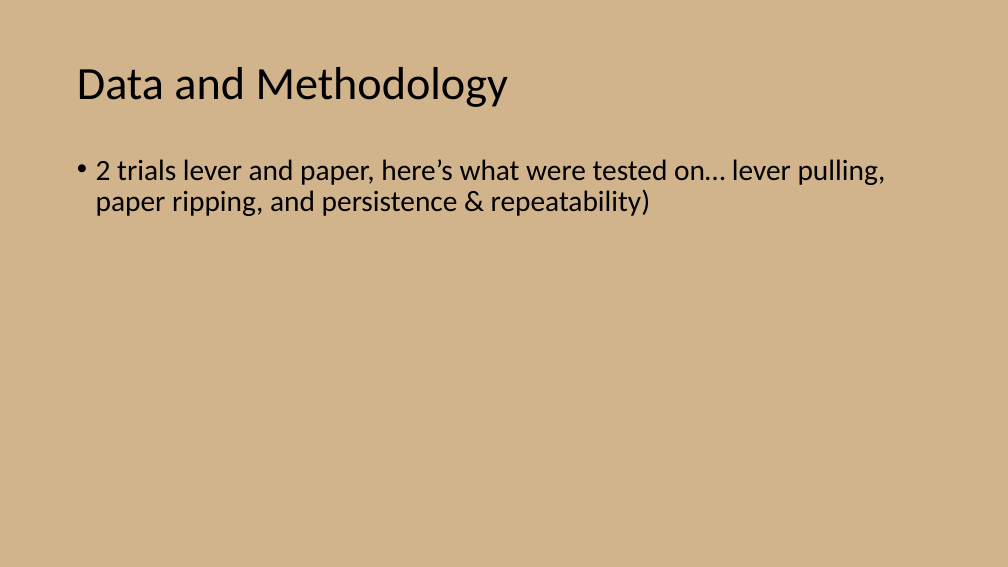
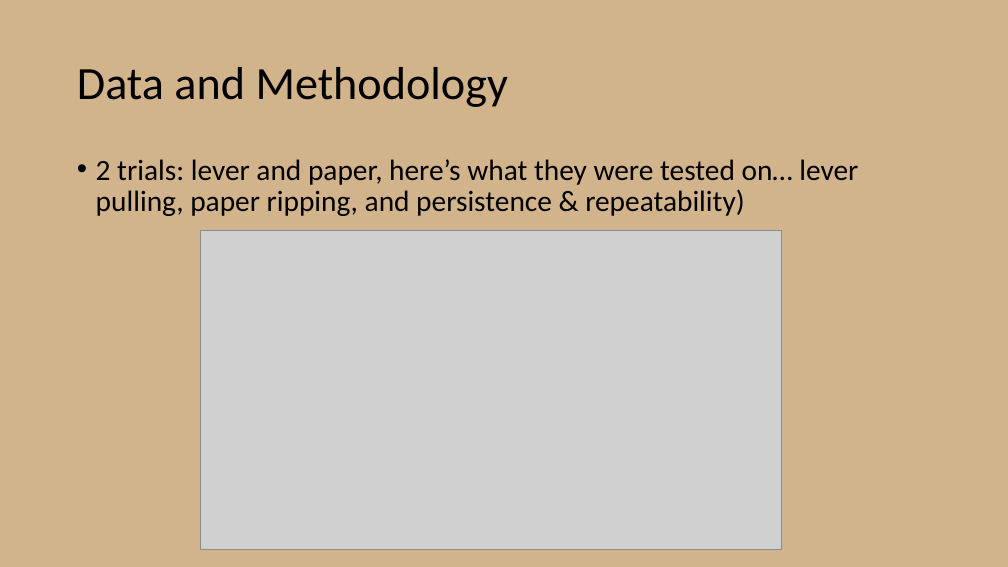
Before and after one commit to chanks06/chickadees, a slide deck: slide 5 of Presentation2.pptx. Drawn at 1008x567 pixels with LibreOffice and Linux fonts; fonts in the diff are those of the drawing; grey boxes stand for pictures. Boxes give left, top, right and bottom in pixels: in the first picture for what was removed or moved away, otherwise in the second. Text is boxed around its words. In the diff, an @@ line names an element or a change of style, - is before the commit and + after.

```diff
--- a/Presentation2.pptx
+++ b/Presentation2.pptx
@@ text at (x1=96, y1=159, x2=858, y2=216): text changed @@
-• 2 trials lever and paper, here’s what were tested on… lever pulling, paper ripping, and persistence & repeatability)
+• 2 trials: lever and paper, here’s what they were tested on… lever pulling, paper ripping, and persistence & repeatability)
@@ picture added at (x1=201, y1=231, x2=782, y2=550) @@
```
Also in this commit, not shown: 1 slide added.
